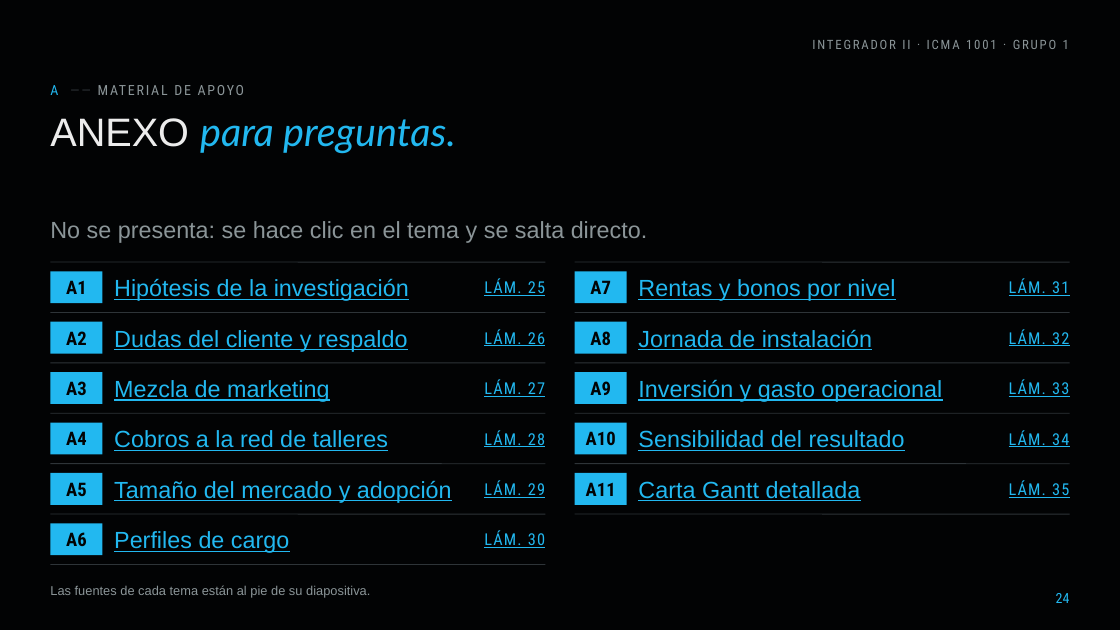
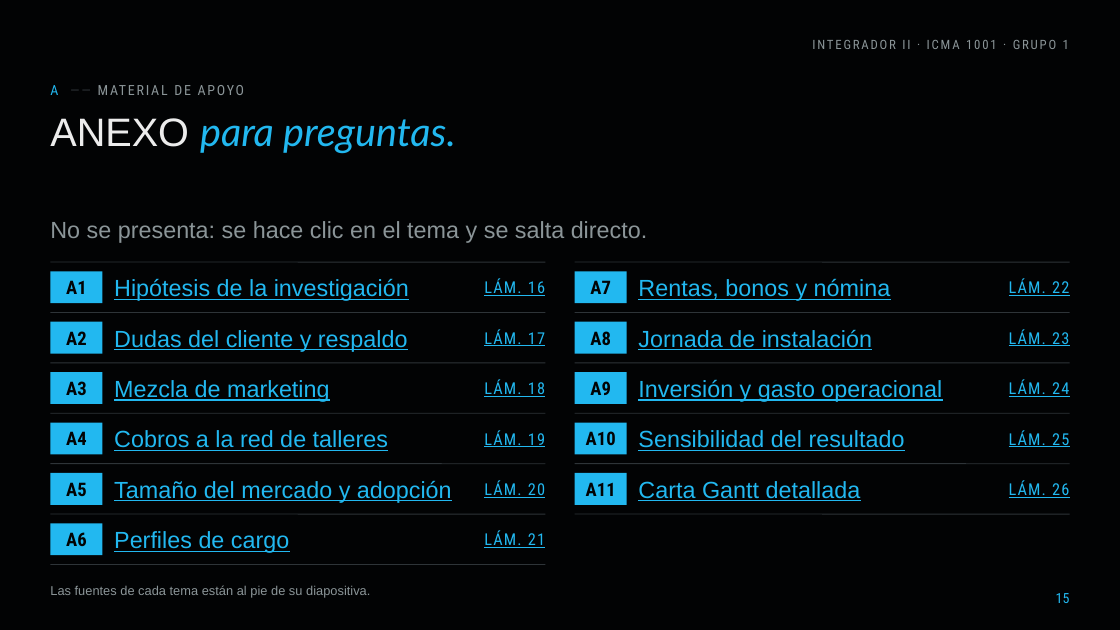
Before and after one commit to diegoaam0109-ux/lumine, a slide deck: slide 15 of fase-3/Grupo_01_LumineMotors_Fase3.pptx (slide 24 before the commit). Drawn at 1120x630 pixels with LibreOffice and Linux fonts; fonts in the diff are those of the drawing; background and template pictures are left out. Boxes give left, top, right and bottom in pixels: in the first picture for what was removed or moved away, otherwise in the second. Text is boxed around its words. In the diff, an @@ line names an element or a change of style, - is before the commit and + after.

```diff
--- a/fase-3/Grupo_01_LumineMotors_Fase3.pptx
+++ b/fase-3/Grupo_01_LumineMotors_Fase3.pptx
@@ text at (x1=484, y1=279, x2=545, y2=296): text changed @@
-LÁM. 25
+LÁM. 16
@@ text at (x1=638, y1=278, x2=891, y2=301): text changed @@
-Rentas y bonos por nivel
+Rentas, bonos y nómina
@@ text at (x1=1009, y1=279, x2=1069, y2=296): text changed @@
-LÁM. 31
+LÁM. 22
@@ text at (x1=484, y1=329, x2=545, y2=346): text changed @@
-LÁM. 26
+LÁM. 17
@@ text at (x1=1009, y1=329, x2=1069, y2=346): text changed @@
-LÁM. 32
+LÁM. 23
@@ text at (x1=484, y1=379, x2=545, y2=397): text changed @@
-LÁM. 27
+LÁM. 18
@@ text at (x1=1009, y1=379, x2=1069, y2=397): text changed @@
-LÁM. 33
+LÁM. 24
@@ text at (x1=484, y1=430, x2=545, y2=447): text changed @@
-LÁM. 28
+LÁM. 19
@@ text at (x1=1009, y1=430, x2=1069, y2=447): text changed @@
-LÁM. 34
+LÁM. 25
@@ text at (x1=484, y1=480, x2=545, y2=498): text changed @@
-LÁM. 29
+LÁM. 20
@@ text at (x1=1009, y1=480, x2=1069, y2=498): text changed @@
-LÁM. 35
+LÁM. 26
@@ text at (x1=484, y1=531, x2=545, y2=548): text changed @@
-LÁM. 30
+LÁM. 21
@@ page number at (x1=1056, y1=593, x2=1070, y2=603): text changed @@
-24
+15
```
Also in this commit, not shown: 17 other slides changed, 9 slides removed, 19 other files.
